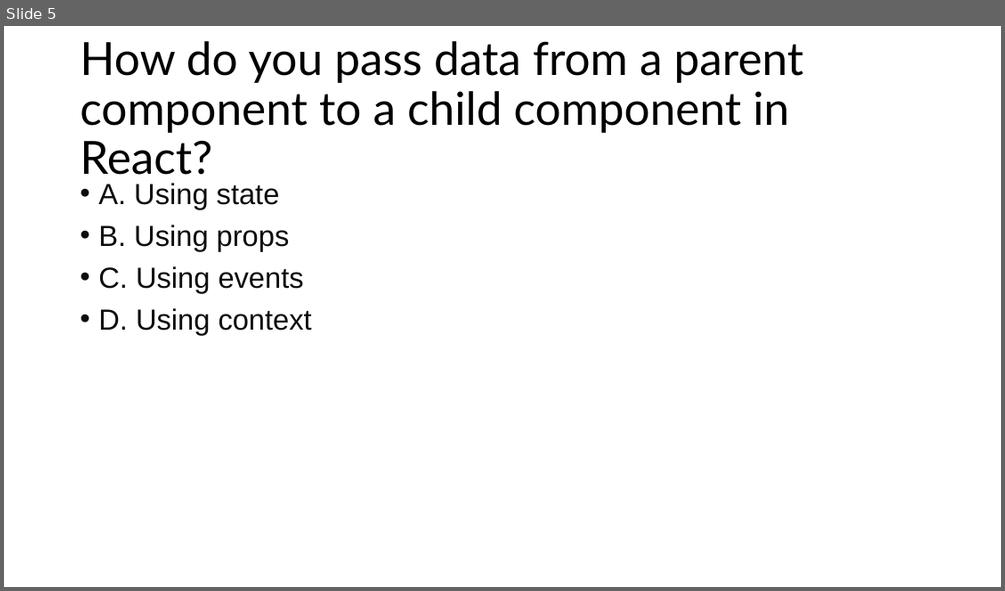
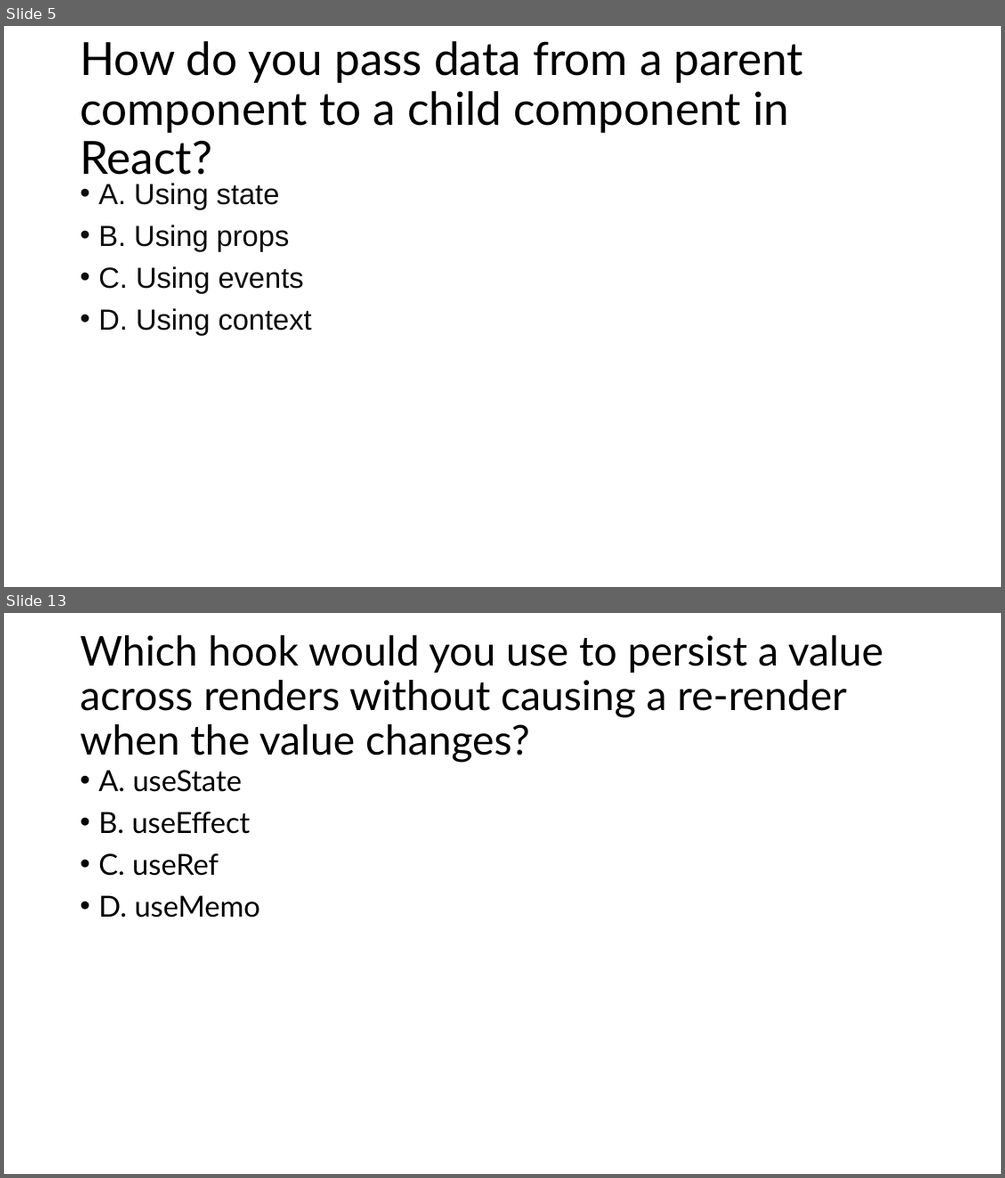
Before and after one commit to aniljos/FS-May-2024, a slide deck: Presentation/MCQ's.pptx. Shown one above the other, each under a label of ours: slide 5 before the commit, slides 5 and 13 after it; the slides between them are not shown. The pictures are 1005x591 and 1005x1178 pixels, drawn with LibreOffice and Linux fonts; fonts in the diff are those of the drawing. Boxes give left, top, right and bottom in pixels: in the first picture for what was removed or moved away, otherwise in the second. Text is boxed around its words. In the diff, an @@ line names an element or a change of style, - is before the commit and + after.

```diff
--- a/Presentation/MCQ's.pptx
+++ b/Presentation/MCQ's.pptx
@@ slide 13 added at (4, 613, 1001, 1174), background #FFFFFF @@
@@ title added at (80, 635, 883, 763), 39.6 pt, text #000000 @@
+Which hook would you use to persist a value across renders without causing a re-render when the value changes?
@@ text added at (98, 770, 260, 917), 28 pt, text #000000 @@
+• A. useState
+• B. useEffect
+• C. useRef
+• D. useMemo
```
Also in this commit, not shown: 9 other slides added, 1 slide removed, 17 other files.
